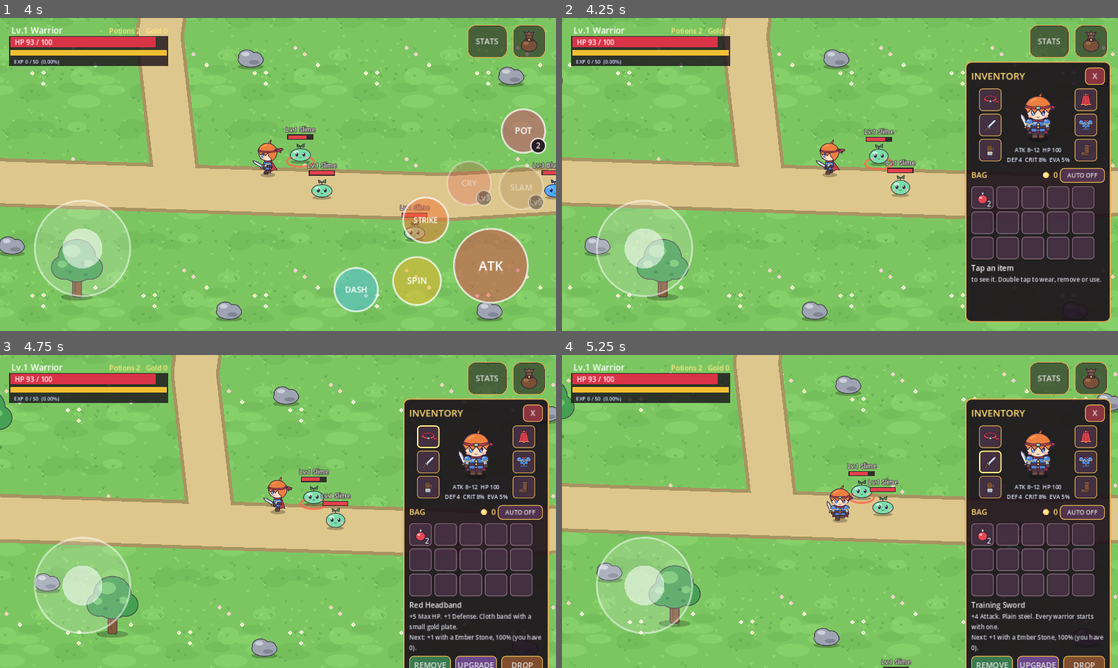
Above: before the commit, frames 1-4 (two rows, left to right).
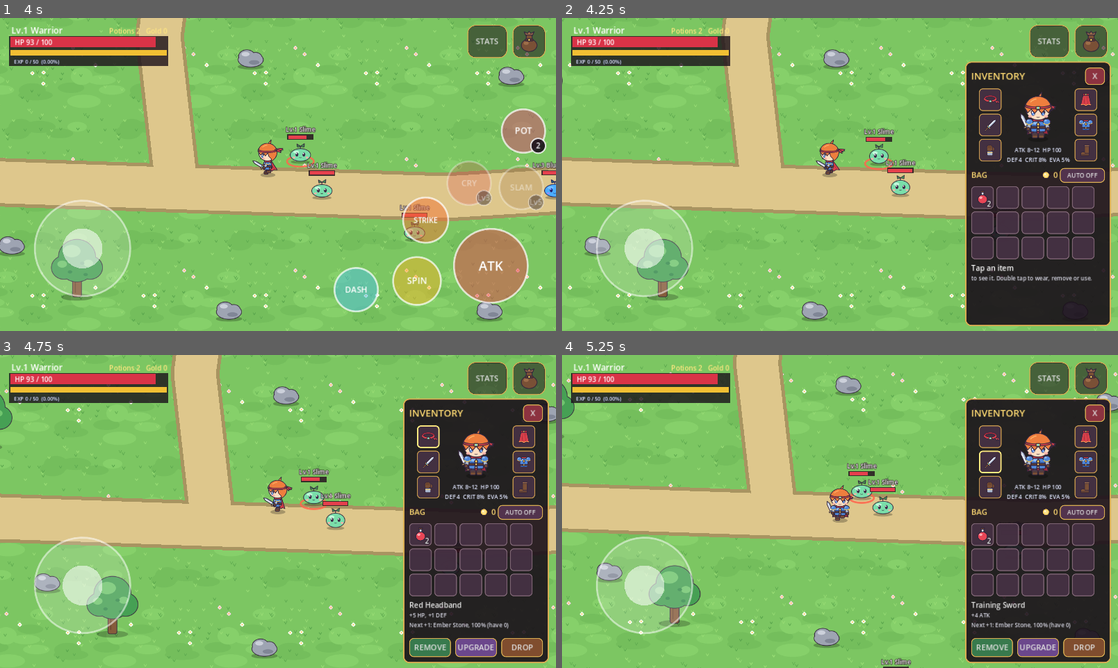
Above: after the commit, the same moments.

Repository: lepri17/fantasy-mmorpg
Game: Godot game, scene res://scenes/main.tscn
Same seed, same stepped clock (60 frames per second), same inputs: the game is played once before the commit and once after it.
Inputs (mouse positions are in pixels of both pictures, inside the frame that each line leads up to):
- Up to frame 1 (4 s): move the mouse to (400, 158) at 0.52 s; hold D (move_right) 0.53-1.25 s; hold Space (attack) 0.53-1.25 s; click (400, 158) at 0.67 s; tap C (character) at 0.8, 3.6 s; drag from (166, 190) to (250, 237) at 1.27 s; move the mouse to (333, 105) at 2.02 s; hold D (move_right) 2.03-2.75 s; hold Space (attack) 2.03-2.75 s; tap T (talk) at 2.1, 3.8 s; drag from (250, 237) to (111, 127) at 2.77 s; move the mouse to (444, 221) at 3.52 s; hold A (move_left) from 3.53 s (still down)
- Up to frame 2 (4.25 s): keep holding A (move_left); tap I (inventory) at 4.15 s
- Up to frame 3 (4.75 s): release A (move_left) at 4.25 s; tap Enter at 4.25 s; drag from (428, 436) to (194, 433) at 4.27 s
- Up to frame 4 (5.25 s): move the mouse to (990, 461) at 5.02 s; hold S (move_down) from 5.03 s (still down); tap T (talk) at 5.1 s; click (990, 461) at 5.17 s

Frame 1 is identical in both runs. In frame 2, 0.8% of the frame differs, in the area x 72-99%, y 82-99%; in frame 3, 2.8%, in the area x 72-99%, y 82-100%; in frame 4, 2.8%.

Commit message:
Inventory details fit the window; screenshot tool
- Screenshots (first real look at the HUD) showed long gear details
  pushing EQUIP / UPGRADE / DROP out of the inventory window. The details
  are now short ("vs Red Cape: +28 HP (+23), +2.5% EVA (+2.5%)", the set
  line, the next upgrade) and scroll inside a fixed height.
- tests/screenshots.gd saves pictures of the meadow, inventory,
  character window, quests, town, TALK, a dialog, the shop, the forest
  and the death screen. Runs under a virtual display (see the file).

Co-Authored-By: Claude Opus 5.5 <noreply@anthropic.com>
Claude-Session: https://claude.ai/code/session_017mrmjVddk55zTg5TUzkK7p

Diff:
--- a/client/scripts/ui/inventory_panel.gd
+++ b/client/scripts/ui/inventory_panel.gd
@@ -126,7 +126,7 @@
 		var worn: Dictionary = {}
 		if _selected.place == "bag" and _stats != null:
 			worn = _stats.equipment.get(item["slot"], {})
-		text = _gear_text(stack, worn) + " " + text + _set_text(item) + "\n" + _upgrade_text(stack)
+		text = _gear_text(stack, worn) + _set_text(item) + "\n" + _upgrade_text(stack)
 		name_color = ItemDb.rarity_color(stack)
 	_name_label.text = ItemDb.display_name(stack, true)
 	_name_label.add_theme_color_override("font_color", name_color)
@@ -137,8 +137,8 @@
 	_drop_button.show()
 
 
-## "+6 Attack (+2). +3% Crit (+3%)." For gear in the bag, each bonus also says
-## how it compares with the piece worn in that slot now (I7).
+## "vs Training Sword: +6 ATK (+2), +3% CRIT (+3%)". For gear in the bag, each
+## bonus also says how it compares with the piece worn in that slot now (I7).
 func _gear_text(stack: Dictionary, worn: Dictionary) -> String:
 	var parts := PackedStringArray()
 	for stat in STAT_NAMES:
@@ -146,18 +146,18 @@
 		var worn_value: float = 0.0 if worn.is_empty() else ItemDb.stat_of(worn, stat)
 		if is_zero_approx(value) and is_zero_approx(worn_value):
 			continue
-		var line: String = "%s %s" % [_amount(stat, value), STAT_NAMES[stat]]
+		var line: String = "%s %s" % [_amount(stat, value), UiStyle.SHORT_NAMES[stat]]
 		if not worn.is_empty():
 			var diff: float = value - worn_value
 			line += " (=)" if is_zero_approx(diff) else " (%s)" % _amount(stat, diff)
 		parts.append(line)
-	var text: String = (". ".join(parts) + ".") if not parts.is_empty() else ""
+	var text: String = ", ".join(parts)
 	if not worn.is_empty():
-		text = "Compared with your %s:\n%s" % [ItemDb.display_name(worn), text]
+		text = "vs %s: %s" % [ItemDb.display_name(worn), text]
 	return text
 
 
-## " Verdant Set (2/4 worn): 2 = +15 Max HP; 4 = +3 Attack, +3% Evasion."
+## "\nVerdant Set 2/4: 2 = +15 HP; 4 = +3 ATK, +3% EVA"
 func _set_text(item: Dictionary) -> String:
 	var set_id: String = item.get("set", "")
 	if set_id == "" or not ItemDb.sets.has(set_id):
@@ -166,21 +166,21 @@
 	var steps := PackedStringArray()
 	var bonuses: Dictionary = ItemDb.sets[set_id]["bonuses"]
 	for needed in bonuses:
-		steps.append("%s = %s" % [needed, UiStyle.bonus_text(bonuses[needed])])
+		steps.append("%s = %s" % [needed, UiStyle.bonus_text(bonuses[needed], true)])
 	return (
-		" %s (%d/%d worn): %s."
+		"\n%s %d/%d: %s"
 		% [ItemDb.sets[set_id]["name"], worn, ItemDb.set_size(set_id), "; ".join(steps)]
 	)
 
 
-## "Next: +4 with an Ember Stone, 100% (you have 2)."
+## "Next +4: Ember Stone, 100% (have 2)"
 func _upgrade_text(stack: Dictionary) -> String:
 	var step: Dictionary = ItemDb.upgrade_step(stack)
 	if step.is_empty():
 		return "Fully upgraded."
 	var stones: int = _stats.count_of(step["stone"]) if _stats != null else 0
 	return (
-		"Next: +%d with a %s, %d%% (you have %d)."
+		"Next +%d: %s, %d%% (have %d)"
 		% [
 			int(stack.get("plus", 0)) + 1,
 			ItemDb.items[step["stone"]]["name"],
@@ -311,15 +311,23 @@
 	return grid
 
 
+## The tapped item's name and details. The details scroll inside a fixed
+## height, so a long text never pushes the buttons out of the window.
 func _info_box() -> Control:
 	var box := VBoxContainer.new()
-	box.custom_minimum_size = Vector2(0, 44)
+	box.add_theme_constant_override("separation", 2)
 	_name_label = _label("", 17, Color.WHITE)
-	_info_label = _label("", 14, Color(0.85, 0.85, 0.9))
+	_info_label = _label("", 13, Color(0.85, 0.85, 0.9))
 	_info_label.autowrap_mode = TextServer.AUTOWRAP_WORD_SMART
-	_info_label.custom_minimum_size = Vector2(280, 0)
+	_info_label.custom_minimum_size = Vector2(286, 0)
+	var scroll := ScrollContainer.new()
+	scroll.horizontal_scroll_mode = ScrollContainer.SCROLL_MODE_DISABLED
+	scroll.custom_minimum_size = Vector2(0, 54)
+	scroll.size_flags_vertical = Control.SIZE_EXPAND_FILL
+	scroll.add_child(_info_label)
 	box.add_child(_name_label)
-	box.add_child(_info_label)
+	box.add_child(scroll)
+	box.size_flags_vertical = Control.SIZE_EXPAND_FILL
 	return box
 
 
--- a/client/scripts/ui/ui_style.gd
+++ b/client/scripts/ui/ui_style.gd
@@ -13,15 +13,24 @@
 	"evasion": "Evasion",
 	"skill_damage": "Skill damage",
 }
+const SHORT_NAMES := {
+	"attack": "ATK",
+	"max_hp": "HP",
+	"defense": "DEF",
+	"max_stamina": "STA",
+	"crit_chance": "CRIT",
+	"evasion": "EVA",
+	"skill_damage": "SKILL",
+}
 const PERCENT_BONUSES := ["crit_chance", "evasion", "skill_damage"]
 
 
-## "+1 Attack, +2% Crit", or "No bonus".
-static func bonus_text(bonus: Dictionary) -> String:
+## "+1 Attack, +2% Crit" ("+1 ATK, +2% CRIT" when short), or "No bonus".
+static func bonus_text(bonus: Dictionary, short: bool = false) -> String:
 	var parts := PackedStringArray()
 	for stat in bonus:
 		var value: float = float(bonus[stat])
-		var stat_name: String = BONUS_NAMES.get(stat, stat)
+		var stat_name: String = (SHORT_NAMES if short else BONUS_NAMES).get(stat, stat)
 		if stat in PERCENT_BONUSES:
 			parts.append("+%s%% %s" % [number(value * 100.0), stat_name])
 		else:
--- /dev/null
+++ b/client/tests/screenshots.gd
@@ -0,0 +1,72 @@
+extends SceneTree
+## Saves screenshots of the game for checking the look by eye (not a test).
+## Needs a display, for example:
+##   xvfb-run -s "-screen 0 1280x720x24" godot --rendering-driver opengl3 \
+##       -s res://tests/screenshots.gd -- /tmp/shots
+## Uses its own save file, so a real save is not touched.
+
+const SaveFile = preload("res://scripts/player/save_file.gd")
+const ItemDb = preload("res://scripts/items/item_db.gd")
+const SAVE_PATH := "user://screenshots_save.cfg"
+
+var _folder: String = "/tmp/shots"
+
+
+func _initialize() -> void:
+	var args: PackedStringArray = OS.get_cmdline_user_args()
+	if not args.is_empty():
+		_folder = args[0]
+	DirAccess.make_dir_recursive_absolute(_folder)
+	SaveFile.path = SAVE_PATH
+	DirAccess.remove_absolute(ProjectSettings.globalize_path(SAVE_PATH))
+	var main: Node = load("res://scenes/main.tscn").instantiate()
+	root.add_child(main)
+	await _frames(30)
+	var player = get_first_node_in_group("player")
+	var hud = main.get_node("Hud")
+	player.stats.level = 6
+	player.stats.gold = 1234
+	player.add_stack(ItemDb.gear("crimson_sword", "epic", 7, {"attack": 3, "crit_chance": 0.02}))
+	player.add_stack(ItemDb.gear("verdant_cape", "rare", 2, {"max_hp": 12, "evasion": 0.015}))
+	player.add_item("ember_stone", 4)
+	player.add_item("slime_jelly", 6)
+	await _shot("01_meadow")
+	hud.toggle_inventory()
+	hud.get_node("Inventory").call("_on_slot_tapped", hud.get_node("Inventory").bag_slots[2])
+	await _shot("02_inventory")
+	hud.toggle_character()
+	await _shot("03_character")
+	hud.get_node("Character").show_page("quests")
+	await _shot("04_quests")
+	hud.call("_close_windows")
+	main.change_map("town", "default")
+	await _frames(20)
+	await _shot("05_town")
+	var mira = get_nodes_in_group("npcs").filter(func(npc): return npc.npc_id == "merchant")[0]
+	player.global_position = mira.global_position + Vector2(70, 30)
+	await _frames(10)
+	await _shot("06_near_npc")
+	hud.talk()
+	await _shot("07_dialog")
+	hud.get_node("NpcDialog").option("Buy and sell").pressed.emit()
+	await _shot("08_shop")
+	hud.call("_close_windows")
+	main.change_map("forest", "west")
+	await _frames(20)
+	await _shot("09_forest")
+	player.take_damage(99999)
+	await _frames(20)
+	await _shot("10_death")
+	DirAccess.remove_absolute(ProjectSettings.globalize_path(SAVE_PATH))
+	quit()
+
+
+func _shot(file_name: String) -> void:
+	await _frames(12)
+	var image: Image = root.get_viewport().get_texture().get_image()
+	image.save_png("%s/%s.png" % [_folder, file_name])
+
+
+func _frames(count: int) -> void:
+	for i in count:
+		await process_frame
--- a/client/tests/smoke_test.gd
+++ b/client/tests/smoke_test.gd
@@ -326,7 +326,7 @@
 	inventory.call("_on_slot_tapped", inventory.bag_slots[sharp_index])
 	var details: String = inventory.get("_info_label").text
 	_check(
-		"Compared with your Training Sword" in details and "+7 Attack (+3)" in details,
+		"vs Training Sword" in details and "+7 ATK (+3)" in details,
 		"the details compare it with the worn sword (%s)" % details.replace("\n", " / ")
 	)
 	player.equip_from_bag(sharp_index)
@@ -474,7 +474,7 @@
 	inventory.refresh(player.stats, null)
 	inventory.call("_on_slot_tapped", inventory.bag_slots[player.stats.bag.size() - 1])
 	_check(
-		"Verdant Set (0/4 worn)" in inventory.get("_info_label").text,
+		"Verdant Set 0/4" in inventory.get("_info_label").text,
 		"the details name the set and how much of it is worn"
 	)
 
